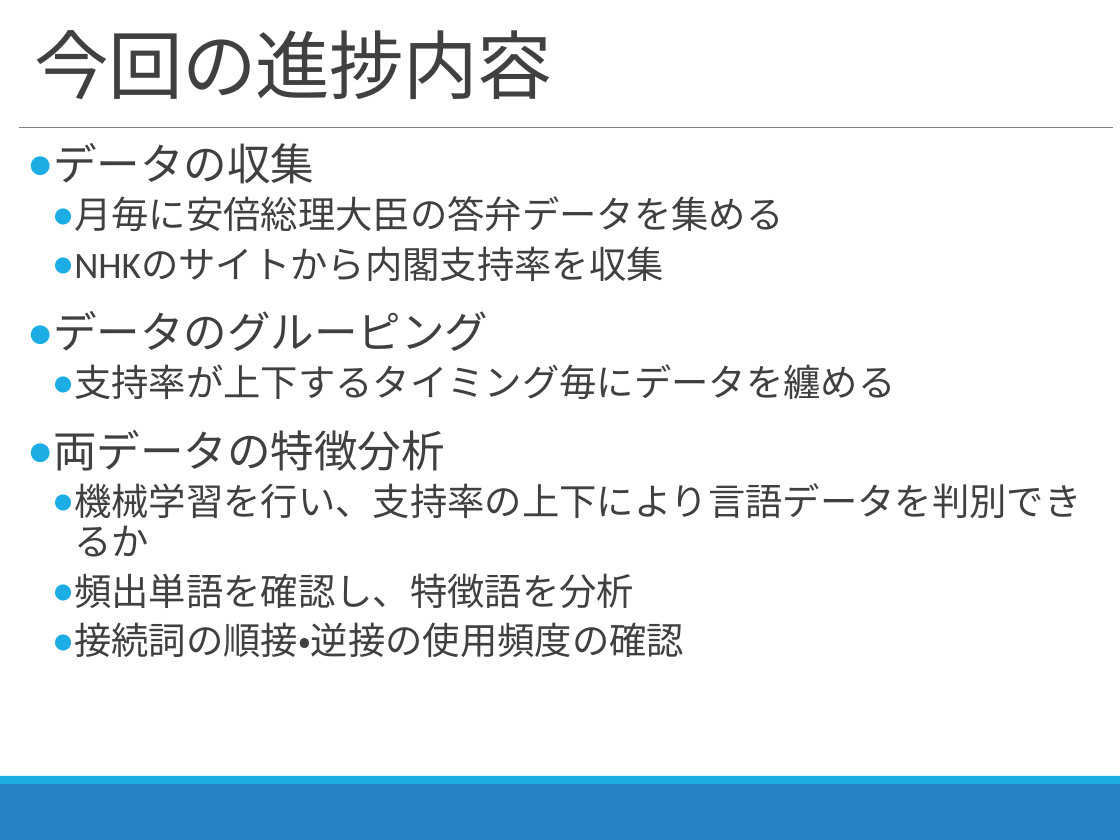
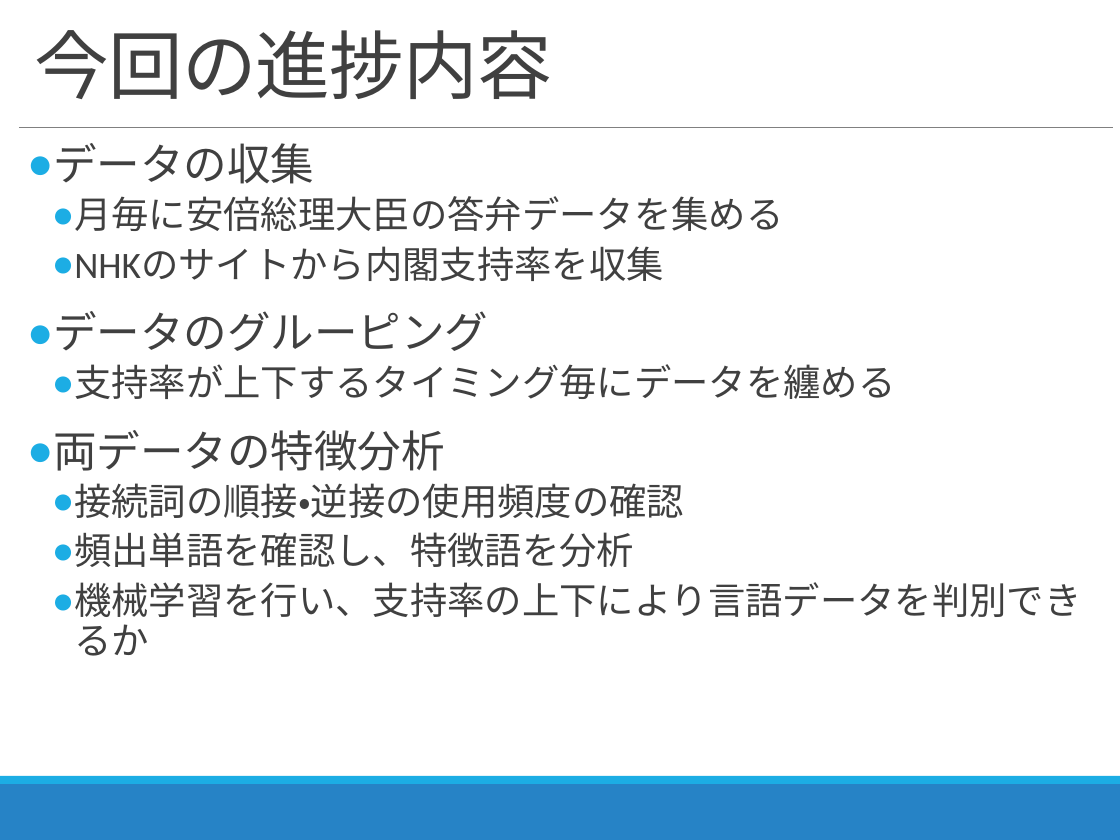
Before and after one commit to zerebom/Time-series-analysis, a slide deck: slide 7 of Excel/2018_09_25進捗報告.pptx. Drawn at 1120x840 pixels with LibreOffice and Linux fonts; fonts in the diff are those of the drawing. Boxes give left, top, right and bottom in pixels: in the first picture for what was removed or moved away, otherwise in the second. Text is boxed around its words. In the diff, an @@ line names an element or a change of style, - is before the commit and + after.

```diff
--- a/Excel/2018_09_25進捗報告.pptx
+++ b/Excel/2018_09_25進捗報告.pptx
@@ text at (74, 483, 684, 567): paragraphs added @@
+  ● 接続詞の順接・逆接の使用頻度の確認
+  ● 頻出単語を確認し、特徴語を分析
@@ text at (74, 573, 684, 657): paragraphs removed @@
-  ● 頻出単語を確認し、特徴語を分析
-  ● 接続詞の順接・逆接の使用頻度の確認
```
Also in this commit, not shown: 9 other slides changed, 7 slides added, 1 slide removed, 8 other files.
